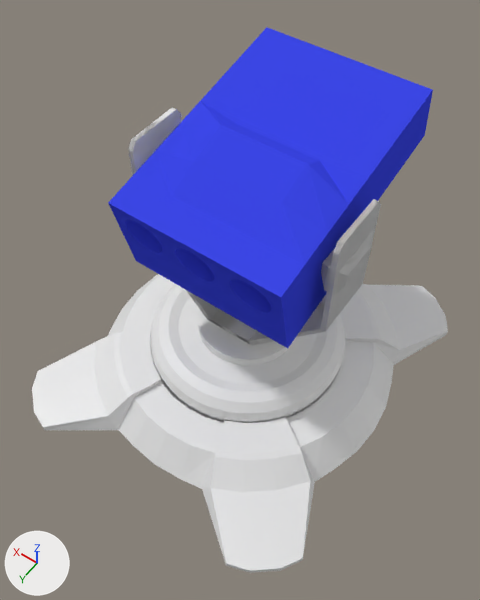
Renders of the Blender file _blender_dev/Base_Star_Beta/base_star_0_3.blend from each side of a commit.
The view is the same before and after, from a 50 mm camera at (-1.45, 2.11, 3.76) aimed at (-0.04, 0.15, 0.67). The lights are fixed; the arrows at lower left show +X, +Y and +Z.

Script lines for the objects in view, before the commit:
```python
me_cube = bpy.data.meshes.new('Cube')
me_cube.from_pydata(...)  # 1119 vertices, 644 faces; spans x -3.96..1.02, y -4.54..2.32, z -1.89..1.42
# faces by material slot: [440, 204]
me_cube.materials.append(mat_material)  # blue #3c48e7
me_cube.materials.append(mat_material_001)  # pink #e72861
me_cylinder = bpy.data.meshes.new('Cylinder')
me_cylinder.from_pydata(...)  # 52 vertices, 40 faces; spans x 2.63..3.688, y -9.262..-8.029, z -4.733..-4.5
me_torus = bpy.data.meshes.new('Torus')
me_torus.from_pydata(...)  # 720 vertices, 624 faces; spans x -0.766..0.528, y -0.918..0.376, z -0.771..-0.404
ob_base = bpy.data.objects.new('Base', me_cylinder)
ob_base.location = (-3.688, 8.029, 4.603)
_m = ob_base.modifiers.new('Mirror', 'MIRROR')
_m.use_clip = True
_m.merge_threshold = 0.0145
_m.mirror_object = ob_cube_002
_m = ob_base.modifiers.new('Mirror.001', 'MIRROR')
_m.use_axis = (False, True, False)
_m.use_clip = True
_m.merge_threshold = 0.0024
_m.mirror_object = ob_cube_002
ob_laser_battery = bpy.data.objects.new('Laser Battery', me_cube)
ob_laser_battery.location = (0.309, -0.02, 1.306)
ob_laser_battery.rotation_euler = (-0.202, 0.0, 0.0)  # degrees (-12, 0, 0)
ob_laser_battery.scale = (0.21, 0.21, 0.21)
ob_swivel_componet_a = bpy.data.objects.new('Swivel Componet A', me_torus)
ob_swivel_componet_a.location = (0.117, 0.27, 0.761)
# also in view: 'Swivel Componet B.001' at (0.0, 0.0, 0.95)
```
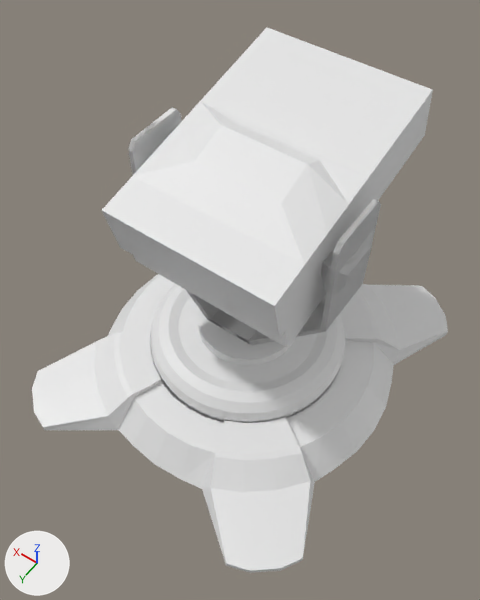
Location of each change, [x1, y1, x2, y2] in pixels of the pictures (480 x 600 px):
'Laser Battery', reshaped
    before: [108, 28, 433, 348]
    after: [102, 28, 433, 348]
part 1 of me_cube, built on
    before: [108, 150, 285, 330]
    after: [102, 150, 285, 339]
part 2 of me_cube, recoloured (blue to white)
    both: [133, 28, 433, 348]

The change, as a list of edits to the scene's bpy script:
```text
Change me_cube:
    used by ob_laser_battery; location = (0.309, -0.02, 1.306); rotation_euler = (-0.202, 0.0, 0.0), in degrees (-12, 0, 0); scale = (0.21, 0.21, 0.21)
    remove me_cube.from_pydata(...)  # 1119 vertices, 644 faces; spans x -3.96..1.02, y -4.54..2.32, z -1.89..1.42
    remove me_cube.materials.append(mat_material_001)  # pink #e72861
    add me_cube.from_pydata(...)  # 1147 vertices, 649 faces; spans x -3.96..1.02, y -4.54..2.57, z -1.89..1.42
    me_cube part 1
    7 faces are deleted
    15 vertices are added at x -0.23..1.02, y 1.38..2.08, z 1.0
    7 new vertices lie (0.0, 0.25, 0.0) away from vertices in x -3.96..1.02, y 2.32, z -0.64..1.0
    6 new vertices lie (0.0, 0.12, 0.0) away from vertices in x -0.23..1.02, y 1.38..2.08, z 1.0
    12 new faces join them
    me_cube part 2: 432 faces spanning x -3.96..1.02, y -4.54..2.32, z -1.89..1.42 switch from mat_material (blue #3c48e7) to no material
```
